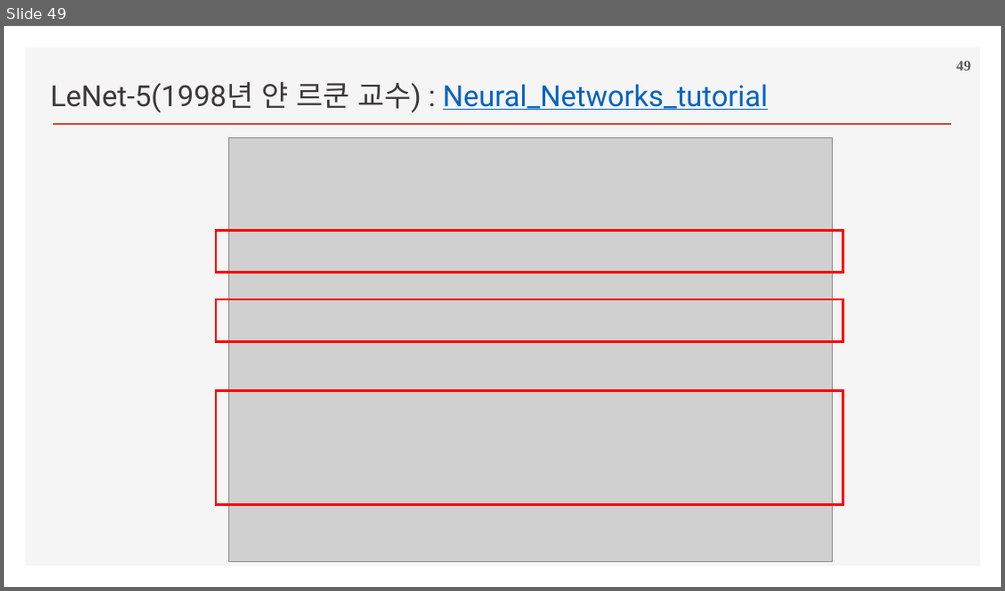
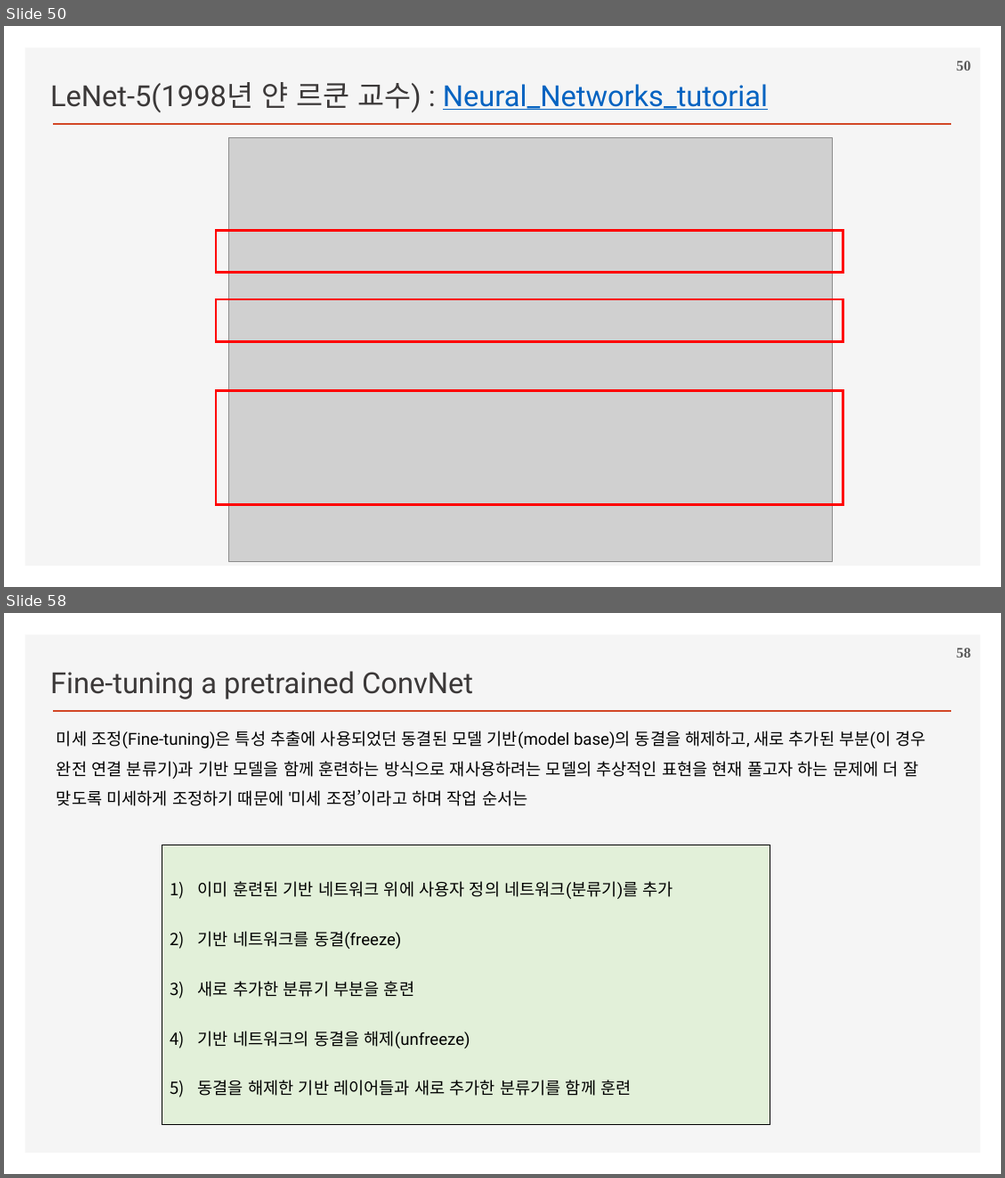
Before and after one commit to ancestor9/2026_Fall_Deep-Learning-with-Python, a slide deck: Chapter 08 Image Classification.pptx. Shown one above the other, each under a label of ours: slide 49 before the commit, slides 50 and 58 after it; the slides between them are not shown. The pictures are 1005x591 and 1005x1178 pixels, drawn with LibreOffice and Linux fonts; fonts in the diff are those of the drawing; grey boxes stand for pictures; background and template pictures are left out. Boxes give left, top, right and bottom in pixels: in the first picture for what was removed or moved away, otherwise in the second. Text is boxed around its words. In the diff, an @@ line names an element or a change of style, - is before the commit and + after.

```diff
--- a/Chapter 08 Image Classification.pptx
+++ b/Chapter 08 Image Classification.pptx
@@ slide 58 added at (x1=4, y1=613, x2=1001, y2=1174), background #FFFFFF; not listed: 2 template elements that a slide beside it also shows @@
@@ page number added at (x1=956, y1=648, x2=971, y2=657), 14 pt, text #595959, bold @@
+58
@@ text added at (x1=50, y1=671, x2=473, y2=699), 28 pt, text #3B3838 @@
+Fine-tuning a pretrained ConvNet
@@ text added at (x1=57, y1=730, x2=925, y2=806), 16 pt, text #000000 @@
+미세 조정(Fine-tuning)은 특성 추출에 사용되었던 동결된 모델 기반(model base)의 동결을 해제하고, 새로 추가된 부분(이 경우 완전 연결 분류기)과 기반 모델을 함께 훈련하는 방식으로 재사용하려는 모델의 추상적인 표현을 현재 풀고자 하는 문제에 더 잘 맞도록 미세하게 조정하기 때문에 '미세 조정’이라고 하며 작업 순서는
@@ rectangle added at (x1=162, y1=845, x2=769, y2=1126), fill #E2F0D9, outline #000000 0.75 pt, 16 pt, text #000000 @@
+1) 이미 훈련된 기반 네트워크 위에 사용자 정의 네트워크(분류기)를 추가
+2) 기반 네트워크를 동결(freeze)
+3) 새로 추가한 분류기 부분을 훈련
+4) 기반 네트워크의 동결을 해제(unfreeze)
+5) 동결을 해제한 기반 레이어들과 새로 추가한 분류기를 함께 훈련
@@ what was slide 49 is now slide 50 @@
@@ page number at (x1=956, y1=61, x2=971, y2=70): text changed @@
-49
+50
```
Also in this commit, not shown: 1 slide changed, 8 other slides added.
